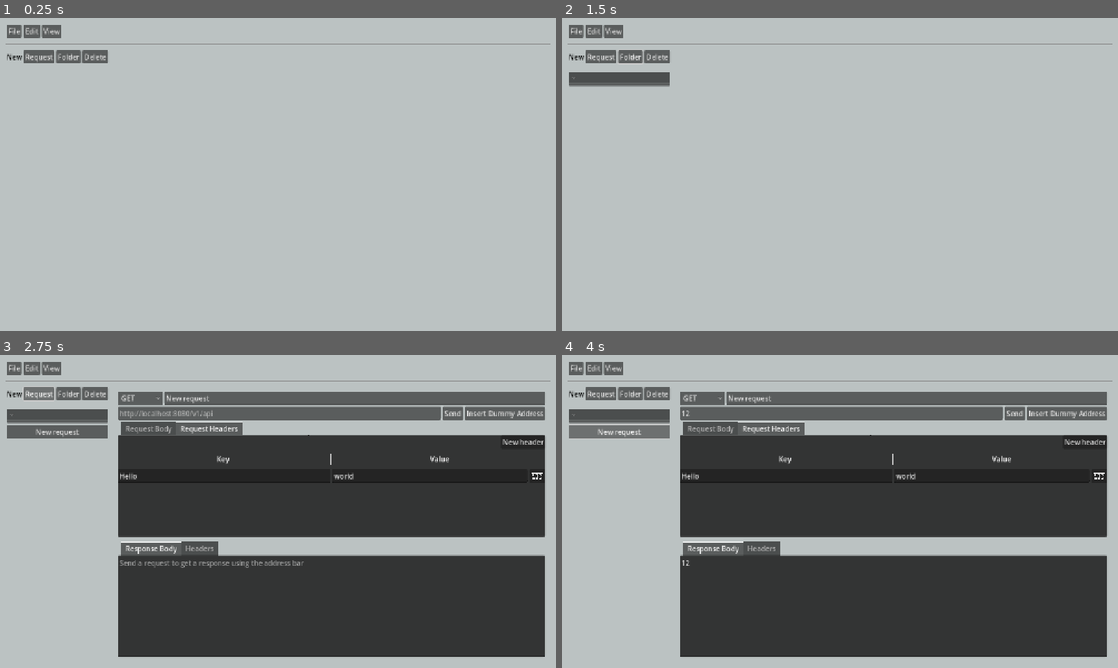
Above: before the commit, frames 1-4 (two rows, left to right).
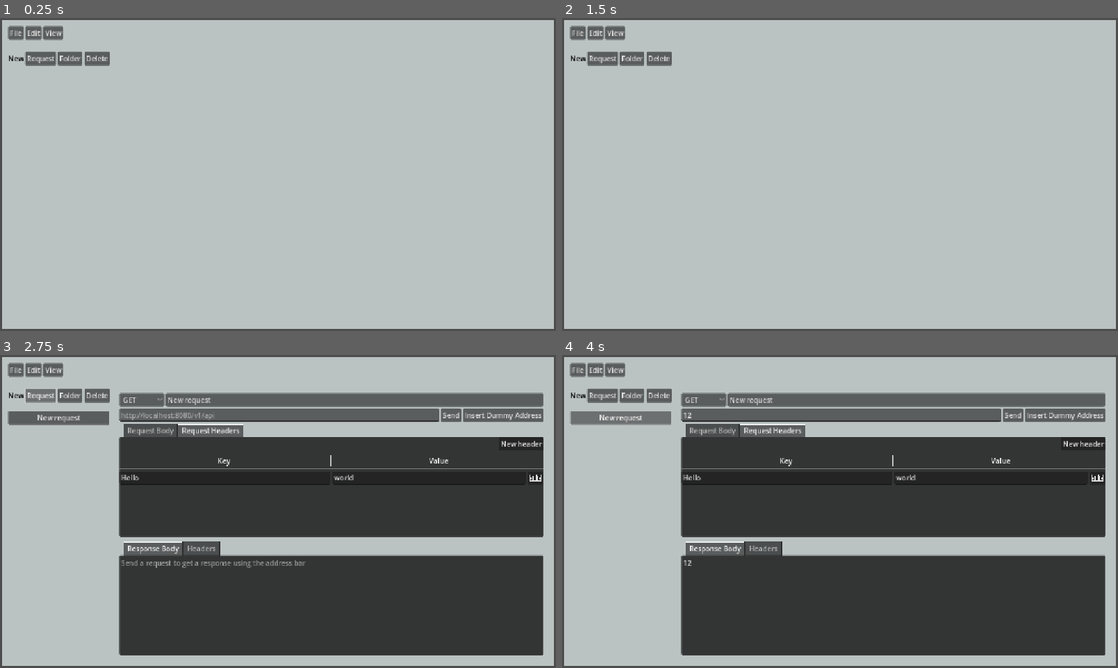
Above: after the commit, the same moments.

Repository: asiangoldfish/rest-client
Game: Godot game, scene res://levels/main.tscn
The game is run twice, just before and just after one commit, with the same random seed, the same clock (stepped at 60 frames per second) and the same inputs.
Inputs (mouse positions are in pixels of both pictures, inside the frame that each line leads up to):
- Up to frame 1 (0.25 s): no input
- Up to frame 2 (1.5 s): click "Folder" at 0.5 s; click (934, 212) at 1.25 s, where only the run after the commit has a clickable "Cancel"
- Up to frame 3 (2.75 s): click "Request" at 2 s
- Up to frame 4 (4 s): click (840, 414) at 2.77 s; type "12" at 2.85 s; click (895, 605) at 3 s; type "12" at 3.08 s; click "New request" at 3.5 s

The runs differ from the first frame. In frame 1, 3.1% of the frame differs, in the area x 0-100%, y 0-100%; in frame 2, 4.0%; in frame 3, 9.8%; in frame 4, 9.7%.

Commit message:
Requests can be moved between folders and the requests list

Diff:
--- a/levels/main.gd
+++ b/levels/main.gd
@@ -3,8 +3,10 @@
 #@onready var request_menu_container = self.find_child("RequestMenuContainer")
 @onready var requests_list = find_child("Requests")
 @onready var request_menu = find_child("RequestOverview") as RequestMenu
+@onready var new_folder_popup = find_child("NewFolderPopup")
 
 @onready var request_btn = preload("res://widgets/request_btn.tscn")
+@onready var request_folder = preload("res://widgets/request_folder.tscn")
 
 # Called when the node enters the scene tree for the first time.
 func _ready() -> void:
@@ -14,6 +16,14 @@
 
     create_requests_objects()
 
+    new_folder_popup.hide()
+    new_folder_popup.folder_name_confirmed.connect(folder_name_confirmed)
+
+func folder_name_confirmed(folder_name: String):
+    var new_folder: RequestFolder = request_folder.instantiate()
+    new_folder.title = folder_name
+    requests_list.add_child(new_folder)
+
 func title_was_changed(request_id: String, new_text: String):
     for child in requests_list.get_children():
         if child.request_id == request_id:
@@ -22,6 +32,7 @@
 func _input(event):
     if event.is_action_pressed("quit"):
         get_tree().quit()
+
 
 # Create a new and fresh request. Also, associate the request menu with this
 # newly created request right away.
@@ -99,5 +110,4 @@
     request_menu.show()
 
 func _on_new_folder_button_down() -> void:
-    var new_folder = FoldableContainer.new()
-    requests_list.add_child(new_folder)
+    new_folder_popup.show()
--- a/levels/main.tscn
+++ b/levels/main.tscn
@@ -1,7 +1,9 @@
-[gd_scene load_steps=6 format=3 uid="uid://dveayri1dmfaa"]
+[gd_scene load_steps=8 format=3 uid="uid://dveayri1dmfaa"]
 
 [ext_resource type="Script" uid="uid://dynrpeblyxbyp" path="res://levels/main.gd" id="1_m1504"]
 [ext_resource type="Script" uid="uid://cm7nb01xglcgc" path="res://menus/context_menu.gd" id="2_ifaiv"]
+[ext_resource type="Script" uid="uid://dbn7lmvkw7k2m" path="res://levels/requests_list.gd" id="3_ifaiv"]
+[ext_resource type="PackedScene" uid="uid://o6gfmcnpmhxq" path="res://widgets/new_folder_popup.tscn" id="4_m1504"]
 [ext_resource type="PackedScene" uid="uid://culsb5w1vso6o" path="res://menus/request_menu.tscn" id="4_qy63d"]
 
 [sub_resource type="Theme" id="Theme_ig7tw"]
@@ -14,6 +16,10 @@
 anchors_preset = 15
 anchor_right = 1.0
 anchor_bottom = 1.0
+offset_left = 4.0
+offset_top = 4.0
+offset_right = -4.0
+offset_bottom = -4.0
 grow_horizontal = 2
 grow_vertical = 2
 script = ExtResource("1_m1504")
@@ -101,6 +107,7 @@
 layout_mode = 2
 size_flags_horizontal = 3
 size_flags_vertical = 3
+script = ExtResource("3_ifaiv")
 
 [node name="RequestMenuContainer" type="MarginContainer" parent="Panel/MarginContainer/VBoxContainer/HSplitContainer"]
 layout_mode = 2
@@ -114,6 +121,20 @@
 visible = false
 layout_mode = 2
 
+[node name="NewFolderPopup" parent="Panel" instance=ExtResource("4_m1504")]
+layout_mode = 1
+anchors_preset = 8
+anchor_left = 0.5
+anchor_top = 0.5
+anchor_right = 0.5
+anchor_bottom = 0.5
+offset_left = -263.5
+offset_top = -123.5
+offset_right = 263.5
+offset_bottom = 123.5
+grow_horizontal = 2
+grow_vertical = 2
+
 [connection signal="id_pressed" from="Panel/MarginContainer/VBoxContainer/MenuBar/File" to="Panel/MarginContainer/VBoxContainer/MenuBar" method="_on_file_id_pressed"]
 [connection signal="button_down" from="Panel/MarginContainer/VBoxContainer/HSplitContainer/VSplitContainer/RequestsList/NewButtons/NewRequest" to="." method="_on_new_request_button_down"]
 [connection signal="button_down" from="Panel/MarginContainer/VBoxContainer/HSplitContainer/VSplitContainer/RequestsList/NewButtons/NewFolder" to="." method="_on_new_folder_button_down"]
--- /dev/null
+++ b/levels/requests_list.gd
@@ -0,0 +1,14 @@
+extends VBoxContainer
+
+# ---------------------------------------------
+# Drag and drop
+# ---------------------------------------------
+func _can_drop_data(position, data):
+    return data.has("type") and data.type == "button"
+
+func _drop_data(position, data):
+    print("Request '" + data.node.request_name + "' moved to requests list")
+
+    var btn = data.node
+    btn.get_parent().remove_child(btn)
+    self.add_child(btn)
--- /dev/null
+++ b/widgets/new_folder_popup.gd
@@ -0,0 +1,19 @@
+extends Panel
+
+@onready var folder_name = self.find_child("FolderNameLineEdit")
+
+signal folder_name_confirmed(folder_name)
+
+func _on_cancel_button_down() -> void:
+    self.hide()
+
+
+func _on_confirm_button_down() -> void:
+    if not folder_name.text.is_empty():
+        self.emit_signal("folder_name_confirmed", folder_name.text)
+        folder_name.text = ""
+        self.hide()
+
+
+func _on_folder_name_line_edit_text_submitted(new_text: String) -> void:
+    _on_confirm_button_down()
--- /dev/null
+++ b/widgets/new_folder_popup.tscn
@@ -0,0 +1,80 @@
+[gd_scene load_steps=4 format=3 uid="uid://o6gfmcnpmhxq"]
+
+[ext_resource type="Script" uid="uid://vxfis18uwo5l" path="res://widgets/new_folder_popup.gd" id="1_sni15"]
+
+[sub_resource type="StyleBoxLine" id="StyleBoxLine_l8qe7"]
+color = Color(0, 0, 0, 0)
+
+[sub_resource type="StyleBoxLine" id="StyleBoxLine_0knn4"]
+color = Color(0, 0, 0, 0)
+
+[node name="NewFolderPopup" type="Panel"]
+offset_left = 4.0
+offset_top = 4.0
+offset_right = 531.0
+offset_bottom = 251.0
+script = ExtResource("1_sni15")
+
+[node name="MarginContainer" type="MarginContainer" parent="."]
+layout_mode = 0
+offset_right = 527.0
+offset_bottom = 247.0
+theme_override_constants/margin_left = 20
+theme_override_constants/margin_top = 20
+theme_override_constants/margin_right = 20
+theme_override_constants/margin_bottom = 20
+
+[node name="VBoxContainer" type="VBoxContainer" parent="MarginContainer"]
+layout_mode = 2
+
+[node name="NewFolderLabel" type="Label" parent="MarginContainer/VBoxContainer"]
+layout_mode = 2
+text = "New Folder"
+horizontal_alignment = 1
+
+[node name="HSeparator" type="HSeparator" parent="MarginContainer/VBoxContainer"]
+layout_mode = 2
+theme_override_constants/separation = 25
+
+[node name="HBoxContainer" type="HBoxContainer" parent="MarginContainer/VBoxContainer"]
+layout_mode = 2
+size_flags_vertical = 3
+
+[node name="FolderNameLabel" type="Label" parent="MarginContainer/VBoxContainer/HBoxContainer"]
+layout_mode = 2
+text = "Name:"
+
+[node name="VSeparator" type="VSeparator" parent="MarginContainer/VBoxContainer/HBoxContainer"]
+layout_mode = 2
+theme_override_constants/separation = 16
+theme_override_styles/separator = SubResource("StyleBoxLine_l8qe7")
+
+[node name="FolderNameLineEdit" type="LineEdit" parent="MarginContainer/VBoxContainer/HBoxContainer"]
+layout_mode = 2
+size_flags_horizontal = 3
+size_flags_vertical = 4
+
+[node name="HSeparator2" type="HSeparator" parent="MarginContainer/VBoxContainer"]
+layout_mode = 2
+theme_override_constants/separation = 25
+
+[node name="HBoxContainer2" type="HBoxContainer" parent="MarginContainer/VBoxContainer"]
+layout_mode = 2
+alignment = 2
+
+[node name="Confirm" type="Button" parent="MarginContainer/VBoxContainer/HBoxContainer2"]
+layout_mode = 2
+text = "Confirm"
+
+[node name="VSeparator" type="VSeparator" parent="MarginContainer/VBoxContainer/HBoxContainer2"]
+layout_mode = 2
+theme_override_constants/separation = 10
+theme_override_styles/separator = SubResource("StyleBoxLine_0knn4")
+
+[node name="Cancel" type="Button" parent="MarginContainer/VBoxContainer/HBoxContainer2"]
+layout_mode = 2
+text = "Cancel"
+
+[connection signal="text_submitted" from="MarginContainer/VBoxContainer/HBoxContainer/FolderNameLineEdit" to="." method="_on_folder_name_line_edit_text_submitted"]
+[connection signal="button_down" from="MarginContainer/VBoxContainer/HBoxContainer2/Confirm" to="." method="_on_confirm_button_down"]
+[connection signal="button_down" from="MarginContainer/VBoxContainer/HBoxContainer2/Cancel" to="." method="_on_cancel_button_down"]
--- a/widgets/request_btn.gd
+++ b/widgets/request_btn.gd
@@ -9,6 +9,26 @@
 func _ready() -> void:
     self.text = request_name
 
+
+# ----------------------------------------
+# Drag and drop
+#
+# The button can be dragged and dropped between folders and outside the folder
+# in the requests list. Before the user stops the drag,
+# ----------------------------------------
+func _get_drag_data(position):
+    # Create a semi-transparent preview while dragging
+    var preview = duplicate()
+    preview.modulate.a = 0.5
+    set_drag_preview(preview)
+
+    print("Initialise drag")
+
+    return {
+        "type": "button",
+        "node": self
+    }
+
 func set_request_name(s: String) -> void:
     request_name = s
     self.text = s
--- /dev/null
+++ b/widgets/request_folder.gd
@@ -0,0 +1,15 @@
+class_name RequestFolder extends FoldableContainer
+
+
+# ---------------------------------------------
+# Drag and drop
+# ---------------------------------------------
+func _can_drop_data(position, data):
+    return data.has("type") and data.type == "button"
+
+func _drop_data(position, data):
+    print("Request '" + data.node.request_name + "' moved to folder '" + self.title + "'")
+
+    var btn = data.node
+    btn.get_parent().remove_child(btn)
+    self.add_child(btn)
--- /dev/null
+++ b/widgets/request_folder.tscn
@@ -0,0 +1,8 @@
+[gd_scene load_steps=2 format=3 uid="uid://c5rn4vdt3cdiv"]
+
+[ext_resource type="Script" uid="uid://bxl2pd8qgsmwj" path="res://widgets/request_folder.gd" id="1_i8uqo"]
+
+[node name="RequestFolder" type="FoldableContainer"]
+offset_right = 24.0
+offset_bottom = 32.0
+script = ExtResource("1_i8uqo")
Not shown, added: levels/requests_list.gd.uid
Not shown, added: widgets/new_folder_popup.gd.uid
Not shown, added: widgets/request_folder.gd.uid
